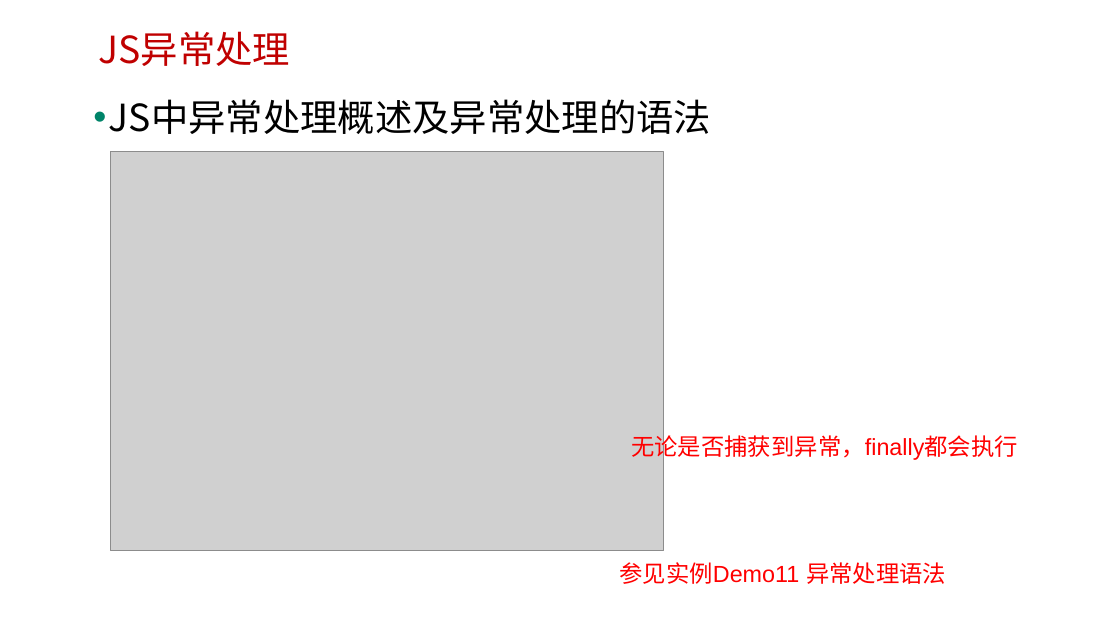
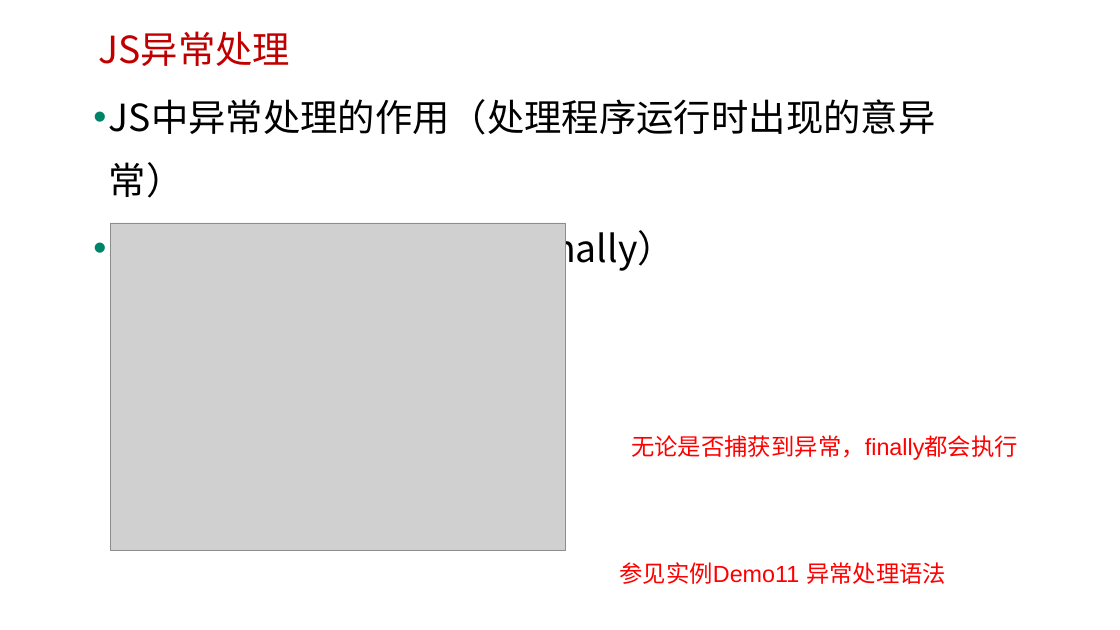
Before and after one commit to edu2act/course-javascript-advanced, a slide deck: slide 3 of 课程PPT/21.JS标准内置对象-构造器（Error）及异常处理.pptx. Drawn at 1120x630 pixels with LibreOffice and Linux fonts; fonts in the diff are those of the drawing; grey boxes stand for pictures; background and template pictures are left out. Boxes give left, top, right and bottom in pixels: in the first picture for what was removed or moved away, otherwise in the second. Text is boxed around its words. In the diff, an @@ line names an element or a change of style, - is before the commit and + after.

```diff
--- a/课程PPT/21.JS标准内置对象-构造器（Error）及异常处理.pptx
+++ b/课程PPT/21.JS标准内置对象-构造器（Error）及异常处理.pptx
@@ text at (109, 99, 936, 273): text changed @@
-• JS中异常处理概述及异常处理的语法
+• JS中异常处理的作用（处理程序运行时出现的意异常）
+• 异常处理语法（try catch finally）
@@ picture: place and size @@
-picture at (110, 152, 664, 551)
+picture at (110, 223, 565, 550)
```
Also in this commit, not shown: 7 other files.
